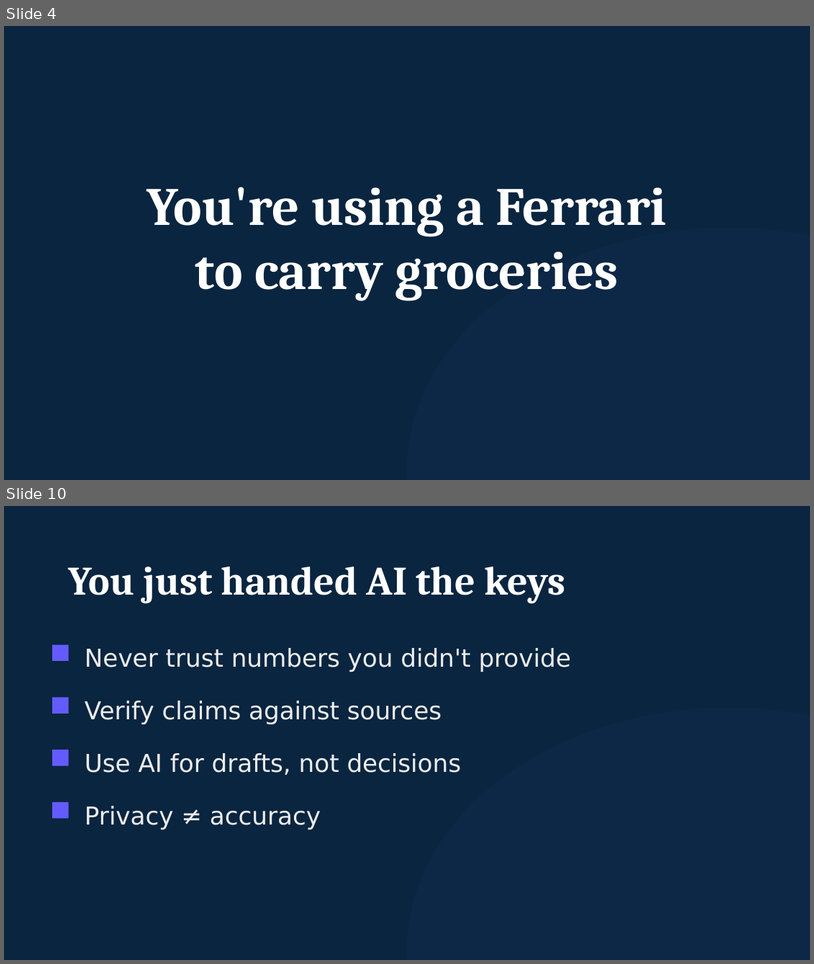
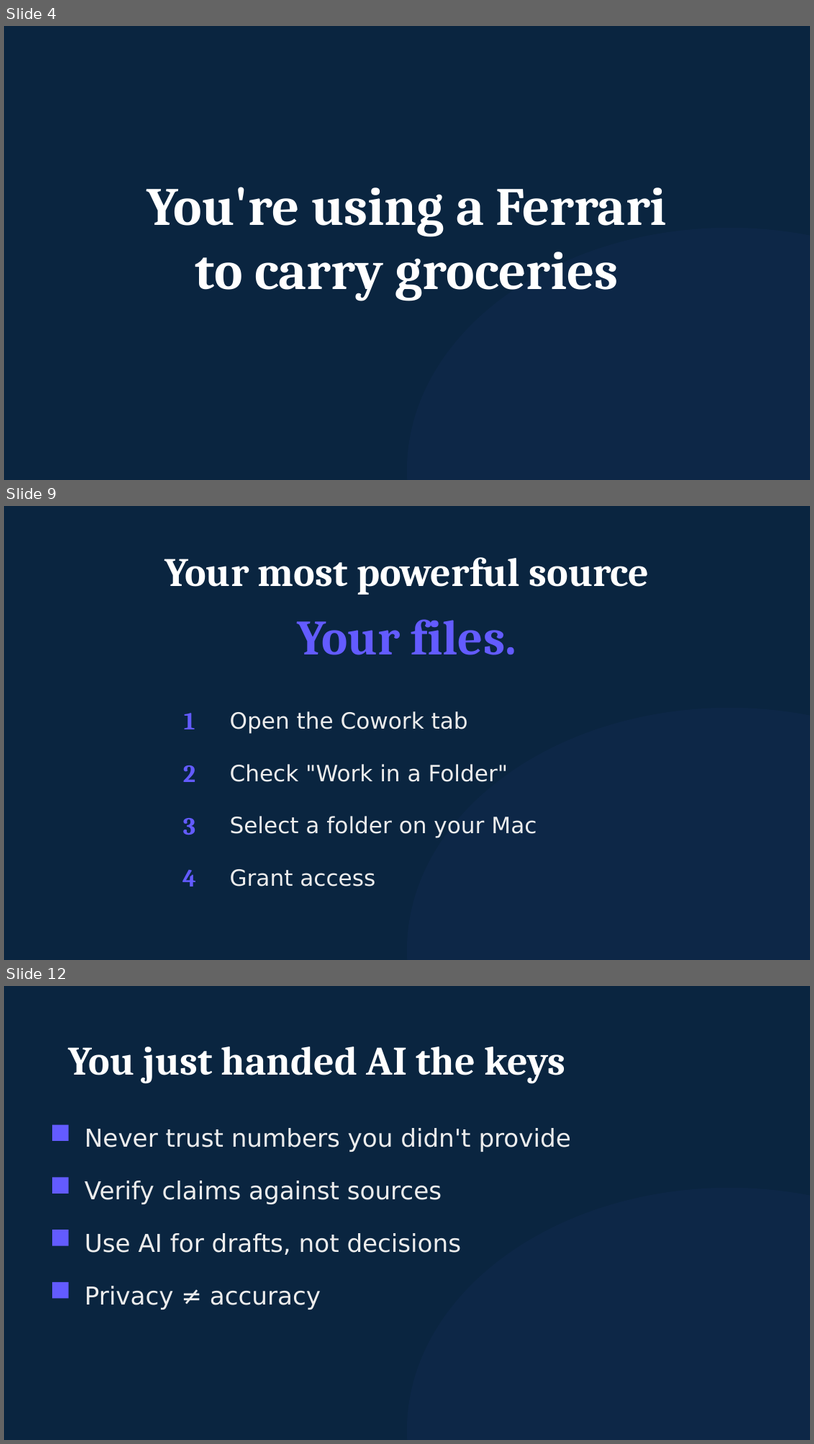
Before and after one commit to michaelengland/ai-best-practices, a slide deck: decks/workshop-2-orchestrator/workshop-2-orchestrator.pptx. Shown one above the other, each under a label of ours: slides 4 and 10 before the commit, slides 4, 9 and 12 after it; the slides between them are not shown. The pictures are 814x964 and 814x1444 pixels, drawn with LibreOffice and Linux fonts; fonts in the diff are those of the drawing. Boxes give left, top, right and bottom in pixels: in the first picture for what was removed or moved away, otherwise in the second. Text is boxed around its words. In the diff, an @@ line names an element or a change of style, - is before the commit and + after.

```diff
--- a/decks/workshop-2-orchestrator/workshop-2-orchestrator.pptx
+++ b/decks/workshop-2-orchestrator/workshop-2-orchestrator.pptx
@@ slide 9 added at (4, 506, 810, 960), background #0A2540 @@
@@ text added at (165, 557, 650, 595), 36 pt, text #FFFFFF, bold @@
+Your most powerful source
@@ text added at (297, 619, 517, 655), 44 pt, text #635BFF, bold @@
+Your files.
@@ text added at (184, 713, 196, 729), 22 pt, text #635BFF, bold @@
+1
@@ text added at (230, 711, 468, 733), 20 pt, text #EDEDED @@
+Open the Cowork tab
@@ ellipse added at (407, 708, 810, 960), fill #635BFF at 4% opacity @@
@@ text added at (230, 764, 509, 782), 20 pt, text #EDEDED @@
+Check "Work in a Folder"
@@ text added at (183, 765, 196, 782), 22 pt, text #635BFF, bold @@
+2
@@ text added at (183, 818, 196, 835), 22 pt, text #635BFF, bold @@
+3
@@ text added at (230, 816, 537, 838), 20 pt, text #EDEDED @@
+Select a folder on your Mac
@@ text added at (183, 869, 196, 886), 22 pt, text #635BFF, bold @@
+4
@@ text added at (230, 869, 376, 886), 20 pt, text #EDEDED @@
+Grant access
@@ what was slide 10 is now slide 12 @@
```
Also in this commit, not shown: 9 slides changed, 3 other slides added, 2 slides removed, 10 other files.
